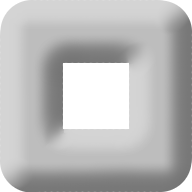
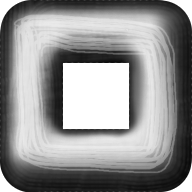
Comparing the layer stacks of the two (192, 192) images. Changes:
painted on "Calque 1" over [0, 0, 192, 192]
